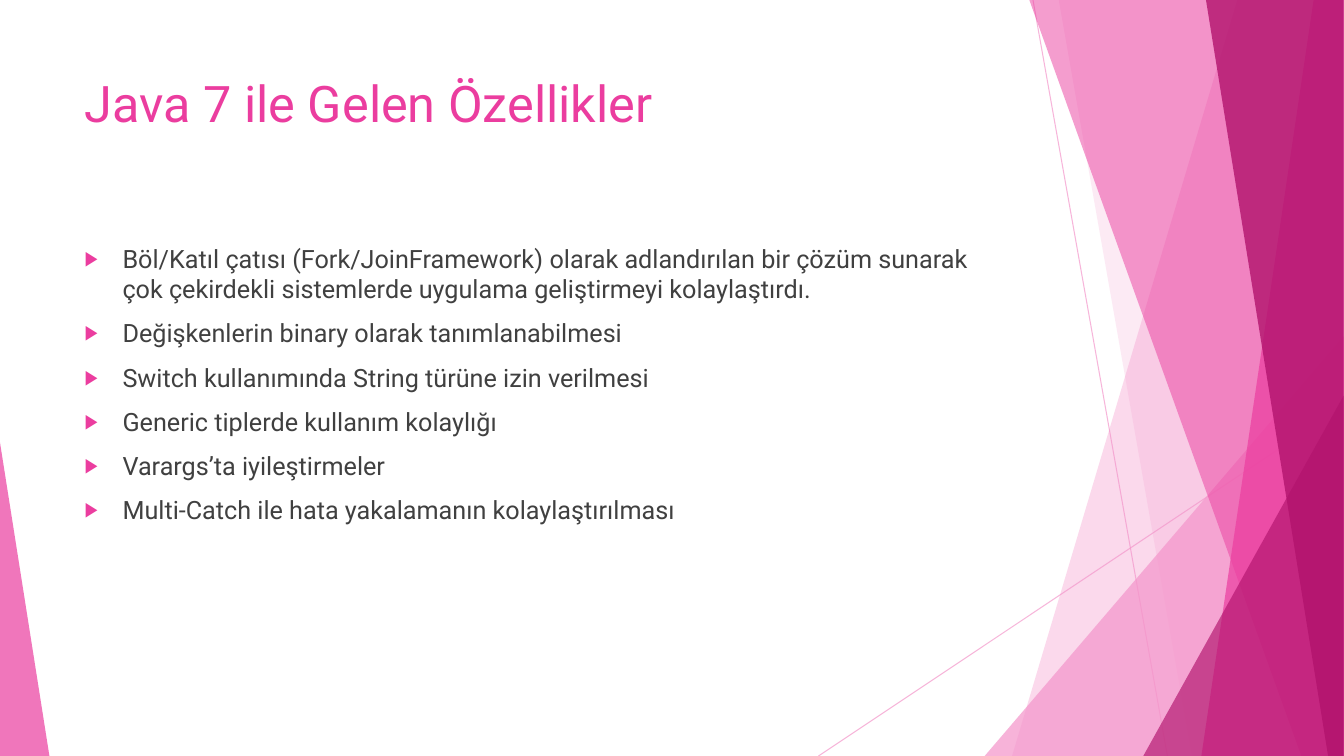
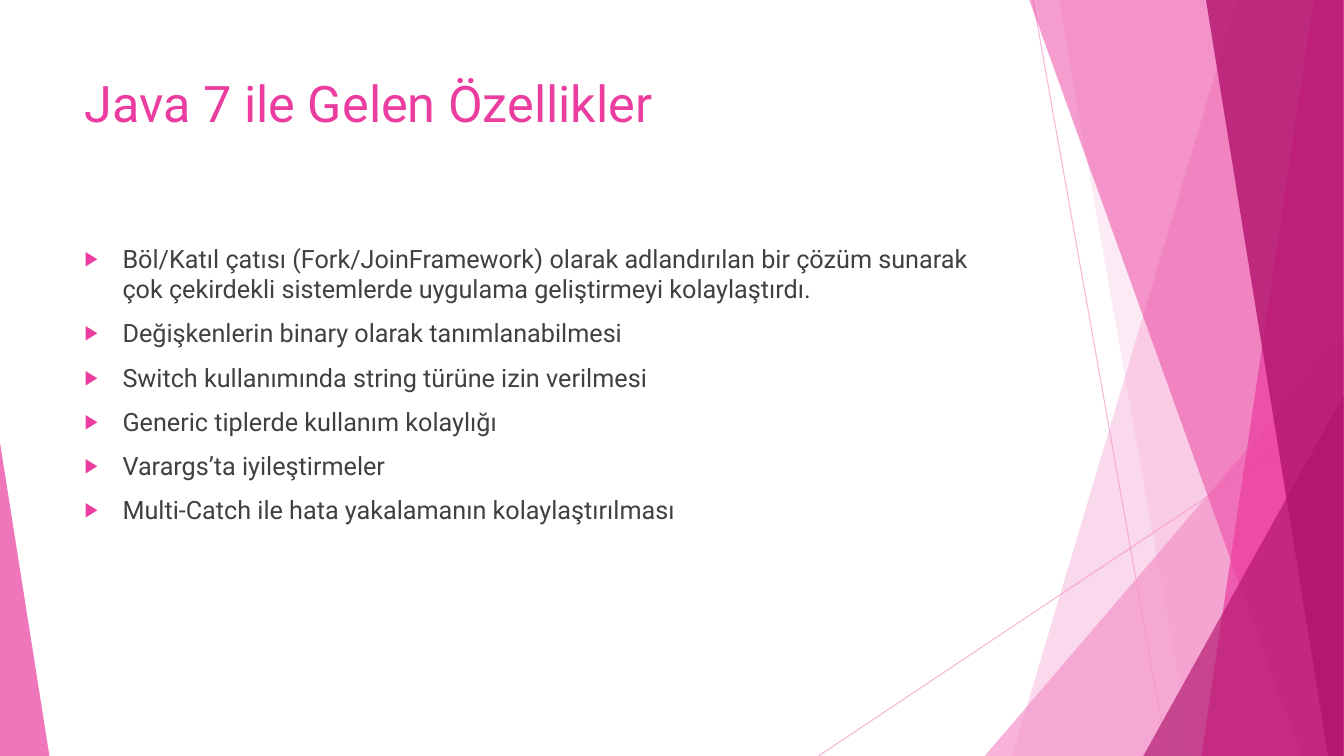
Before and after one commit to hamitmizrak/Java9Grup, a slide deck: slide 14 of build/classes/com/ecodation/odevler/Birce Tanıl Alptekin - Ödev.pptx. Drawn at 1344x756 pixels with LibreOffice and Linux fonts; fonts in the diff are those of the drawing. Boxes give left, top, right and bottom in pixels: in the first picture for what was removed or moved away, otherwise in the second. Text is boxed around its words. In the diff, an @@ line names an element or a change of style, - is before the commit and + after.

```diff
--- a/build/classes/com/ecodation/odevler/Birce Tanıl Alptekin - Ödev.pptx
+++ b/build/classes/com/ecodation/odevler/Birce Tanıl Alptekin - Ödev.pptx
@@ text at [123, 368, 647, 393]: text changed @@
-▶ Switch kullanımında String türüne izin verilmesi
+▶ Switch kullanımında string türüne izin verilmesi
```
Also in this commit, not shown: 4 slides added, 7 other files.
